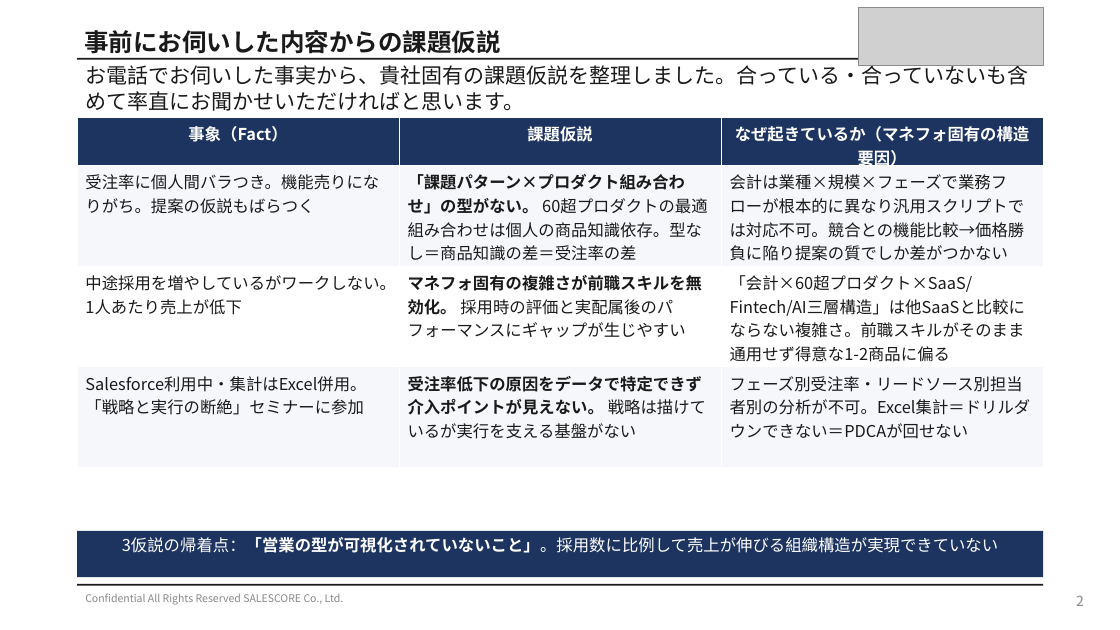
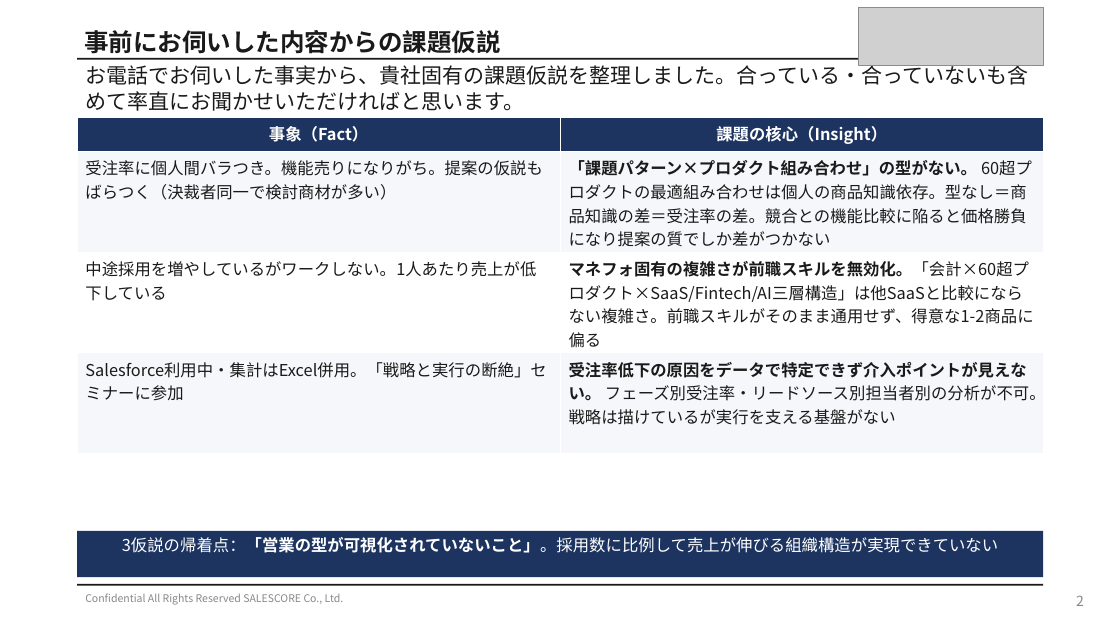
Before and after one commit to shintanagami-netizen/-, a slide deck: slide 2 of slides_p10_p12.pptx. Drawn at 1120x630 pixels with LibreOffice and Linux fonts; fonts in the diff are those of the drawing; grey boxes stand for pictures. Boxes give left, top, right and bottom in pixels: in the first picture for what was removed or moved away, otherwise in the second. Text is boxed around its words. In the diff, an @@ line names an element or a change of style, - is before the commit and + after.

```diff
--- a/slides_p10_p12.pptx
+++ b/slides_p10_p12.pptx
@@ table at (77,118,1044,454) @@
-column 1: 事象（Fact） | 受注率に個人間バラつき。機能売りになりがち。提案の仮説もばらつく | 中途採用を増やしているがワークしない。1人あたり売上が低下 | Salesforce利用中・集計はExcel併用。「戦略と実行の断絶」セミナーに参加
-column 2: 課題仮説 | 「課題パターン×プロダクト組み合わせ」の型がない。 60超プロダクトの最適組み合わせは個人の商品知識依存。型なし＝商品知識の差＝受注率の差 | マネフォ固有の複雑さが前職スキルを無効化。 採用時の評価と実配属後のパフォーマンスにギャップが生じやすい | 受注率低下の原因をデータで特定できず介入ポイントが見えない。 戦略は描けているが実行を支える基盤がない
-column 3: なぜ起きているか（マネフォ固有の構造要因） | 会計は業種×規模×フェーズで業務フローが根本的に異なり汎用スクリプトでは対応不可。競合との機能比較→価格勝負に陥り提案の質でしか差がつかない | 「会計×60超プロダクト×SaaS/Fintech/AI三層構造」は他SaaSと比較にならない複雑さ。前職スキルがそのまま通用せず得意な1-2商品に偏る | フェーズ別受注率・リードソース別担当者別の分析が不可。Excel集計＝ドリルダウンできない＝PDCAが回せない
+column 1: 事象（Fact） | 受注率に個人間バラつき。機能売りになりがち。提案の仮説もばらつく（決裁者同一で検討商材が多い） | 中途採用を増やしているがワークしない。1人あたり売上が低下している | Salesforce利用中・集計はExcel併用。「戦略と実行の断絶」セミナーに参加
+column 2: 課題の核心（Insight） | 「課題パターン×プロダクト組み合わせ」の型がない。 60超プロダクトの最適組み合わせは個人の商品知識依存。型なし＝商品知識の差＝受注率の差。競合との機能比較に陥ると価格勝負になり提案の質でしか差がつかない | マネフォ固有の複雑さが前職スキルを無効化。「会計×60超プロダクト×SaaS/Fintech/AI三層構造」は他SaaSと比較にならない複雑さ。前職スキルがそのまま通用せず、得意な1-2商品に偏る | 受注率低下の原因をデータで特定できず介入ポイントが見えない。 フェーズ別受注率・リードソース別担当者別の分析が不可。戦略は描けているが実行を支える基盤がない
```
Also in this commit, not shown: 1 other slide changed, 1 other file.
